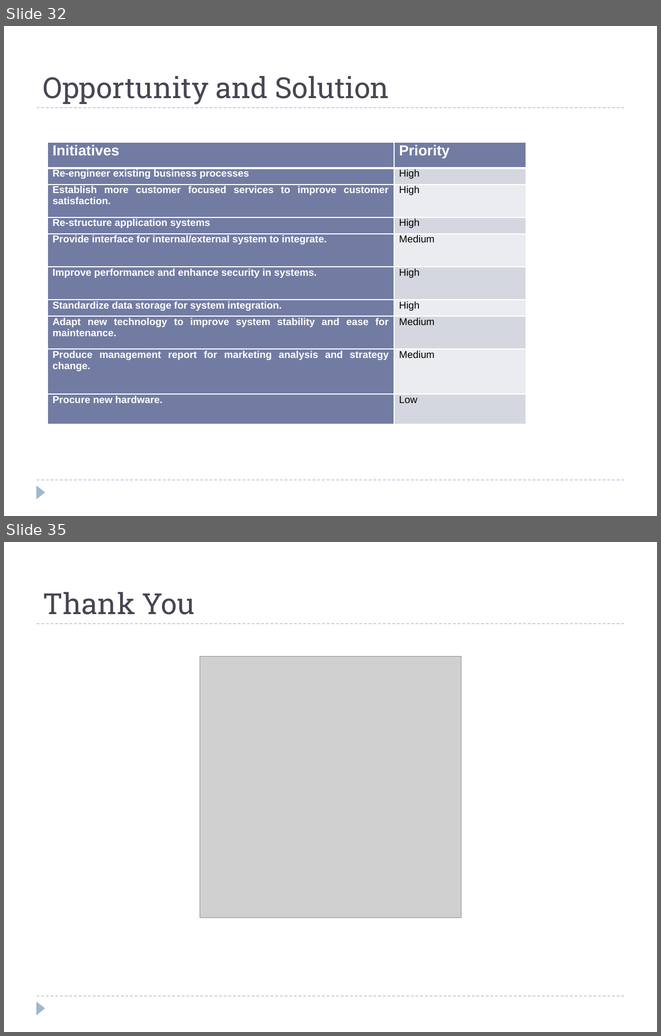
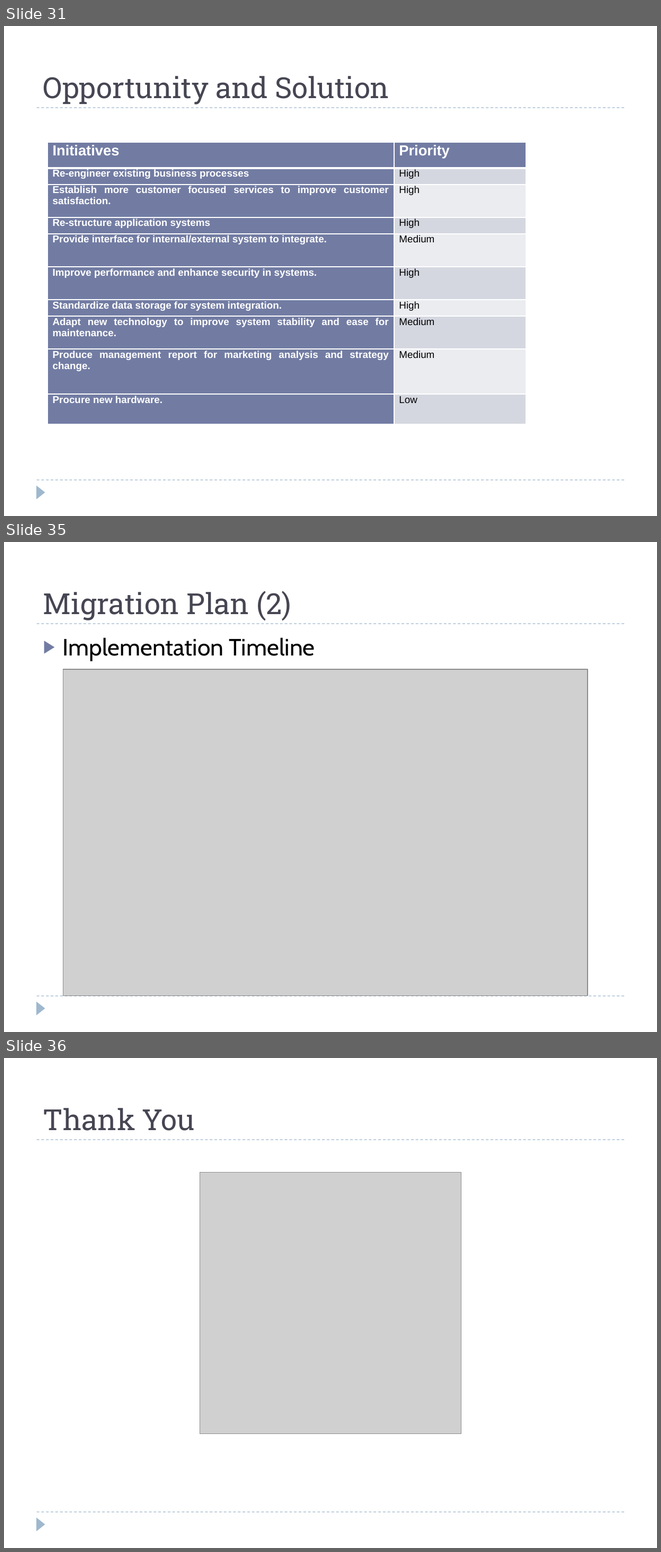
Before and after one commit to windieccf/t1-shipping, a slide deck: Enterprise Architech Presentation.pptx. Shown one above the other, each under a label of ours: slides 32 and 35 before the commit, slides 31, 35 and 36 after it; the slides between them are not shown. The pictures are 661x1036 and 661x1552 pixels, drawn with LibreOffice and Linux fonts; fonts in the diff are those of the drawing; grey boxes stand for pictures. Boxes give left, top, right and bottom in pixels: in the first picture for what was removed or moved away, otherwise in the second. Text is boxed around its words. In the diff, an @@ line names an element or a change of style, - is before the commit and + after.

```diff
--- a/Enterprise Architech Presentation.pptx
+++ b/Enterprise Architech Presentation.pptx
@@ slide 35 added at (x1=4, y1=542, x2=657, y2=1032), background #FFFFFF; not listed: 3 template elements that a slide beside it also shows @@
@@ title added at (x1=43, y1=591, x2=291, y2=620), 32 pt, text #464653 @@
+Migration Plan (2)
@@ text added at (x1=63, y1=637, x2=315, y2=661), 26 pt, text #000000 @@
+▶ Implementation Timeline
@@ picture added at (x1=63, y1=669, x2=587, y2=995) @@
@@ what was slide 32 is now slide 31 @@
@@ what was slide 35 is now slide 36 @@
```
Also in this commit, not shown: 4 slides changed.
